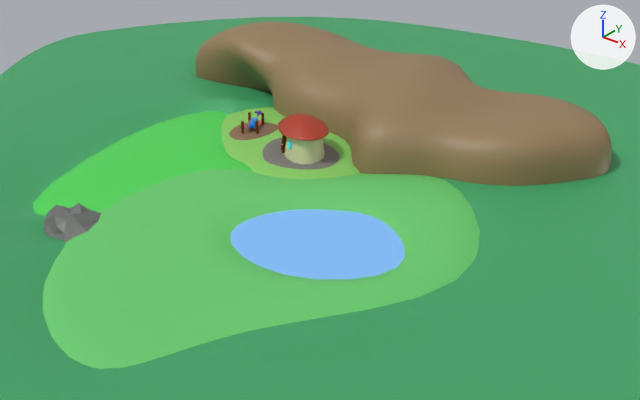
Before and after pictures for a commit that changed the Blender file Blender/WorldScene.blend.
The view is the same before and after, from a 50 mm camera at (59.8, -75.6, 42.7) aimed at (1.4, -2.6, -2.6). Arrows for +X, +Y and +Z are at upper right; the lights stay in place.
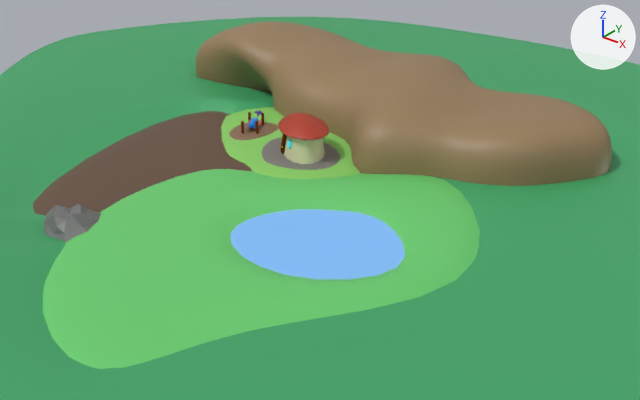
Where the newer file only moved an object's origin or applied its transform, the numbers keep the older frame.

Changed parts and their boxes (x1, y1, x2, y2) in the pictures (640 x 400 px):
'Cube.009', recoloured (green to brown)
    both: (33, 111, 252, 216)
'Plane.002', moved
    before: (263, 138, 340, 170)
    after: (262, 137, 340, 170)
'Cube', moved
    before: (281, 135, 286, 153)
    after: (281, 134, 287, 154)

The change, as a diff of the scene's bpy script:
```diff
--- a/Blender/WorldScene.blend.py
+++ b/Blender/WorldScene.blend.py
@@ mat_material_008 @@
 mat_material_008 = principled_material('Material.008')
-mat_material_008.base_color = (0.0802, 0.68, 0.0976)  # green #50d758
+mat_material_008.base_color = (0.135, 0.0766, 0.0475)  # brown #674e3e
@@ ob_cube @@
 ob_cube = bpy.data.objects.new('Cube', me_cube_009)
-ob_cube.location = (-6.085, -0.157, 1.933)
+ob_cube.location = (0.332, -2.314, 1.272)
 ob_cube.rotation_euler = (-0.144, -0.00122, -0.724)  # degrees (-8.3, -0.1, -41)
@@ ob_plane_002 @@
 ob_plane_002 = bpy.data.objects.new('Plane.002', me_plane_002)
-ob_plane_002.location = (-4.79, 0.88, 0.74)
+ob_plane_002.location = (-4.79, 0.88, 0.77)
 _m = ob_plane_002.modifiers.new('Subdivision', 'SUBSURF')
```
